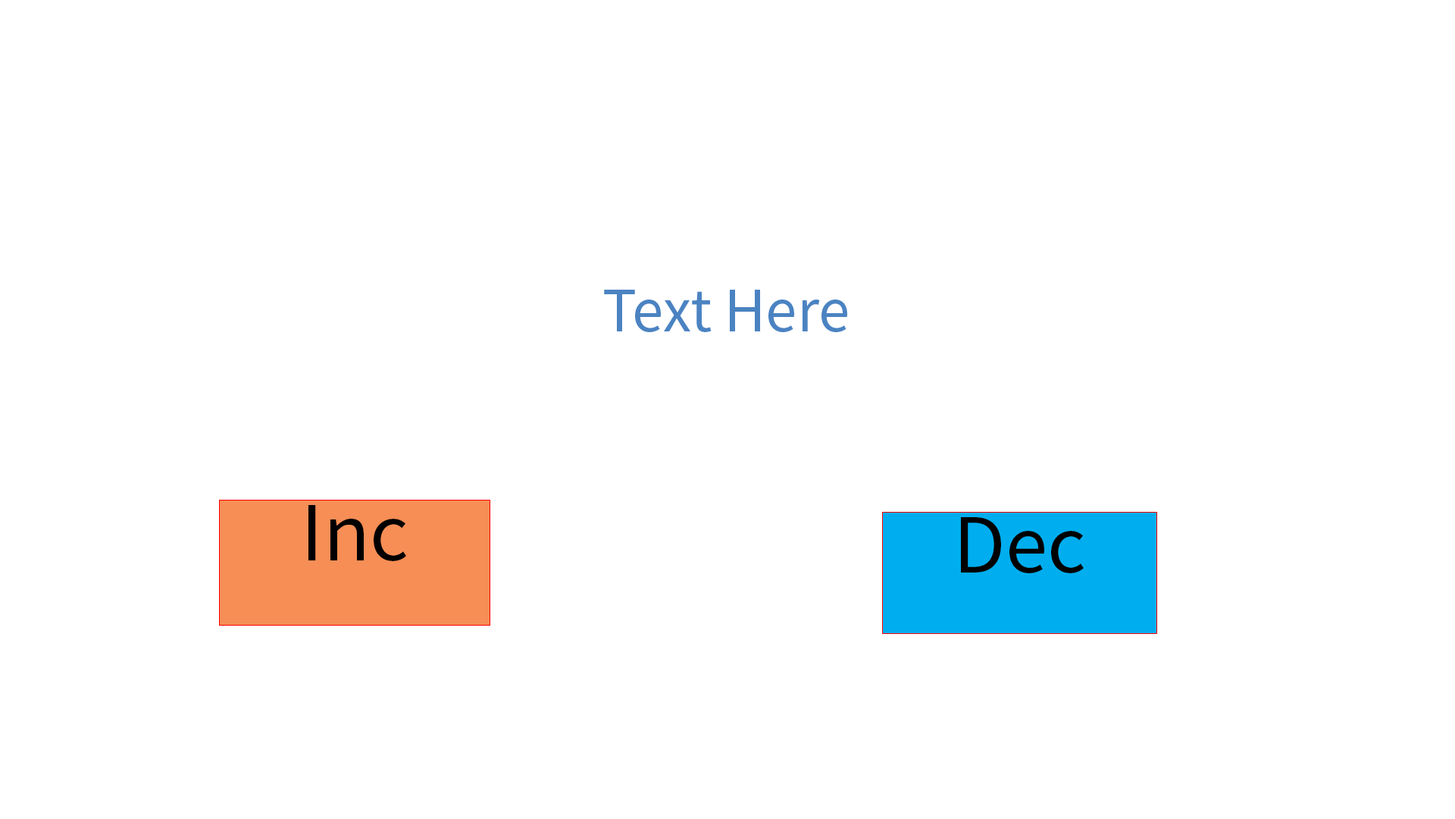
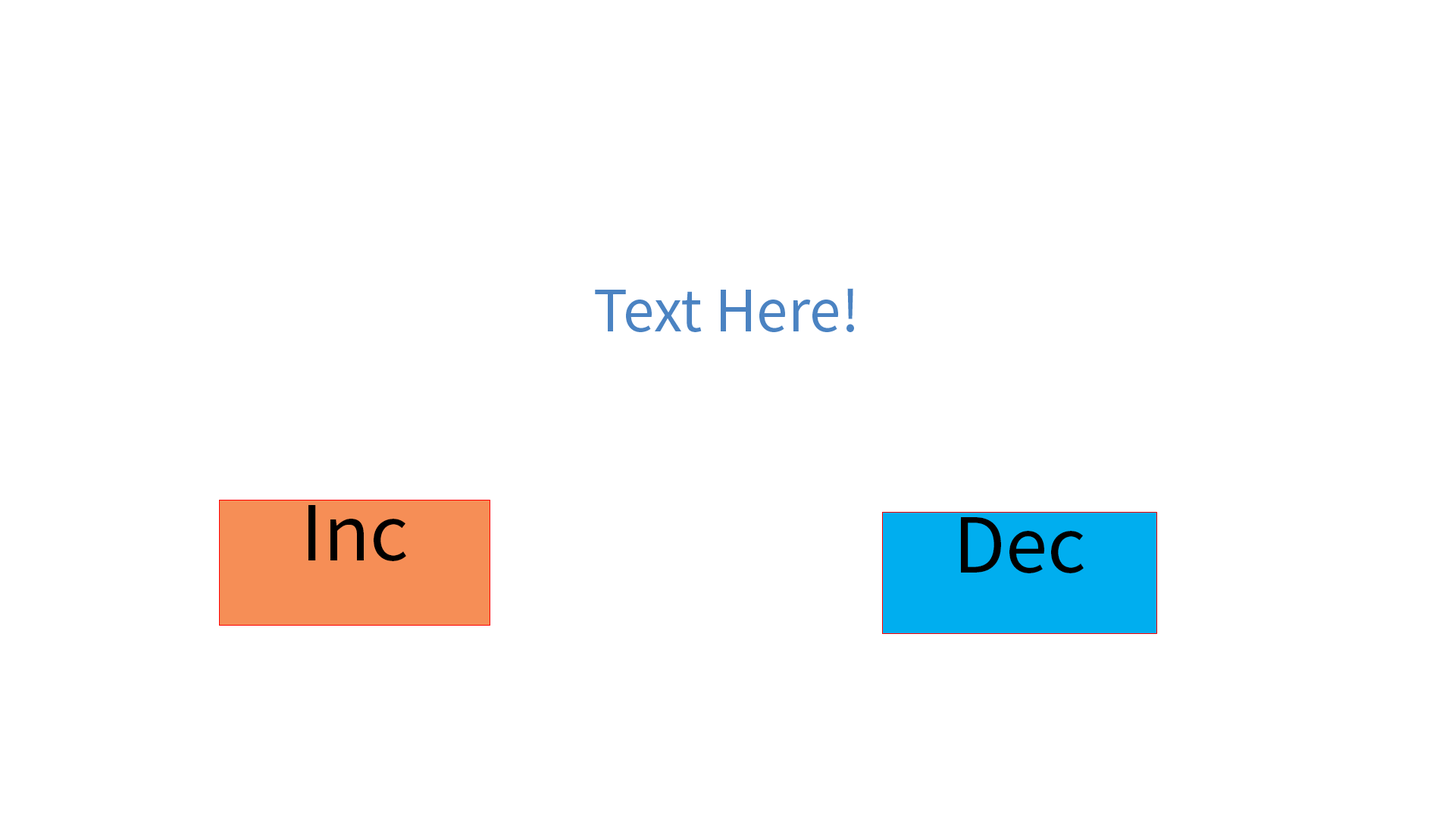
Before/after of a 1455x819 layered artwork. What changed in the layer stack:
painted on "PointText" over 595, 288, 855, 332
